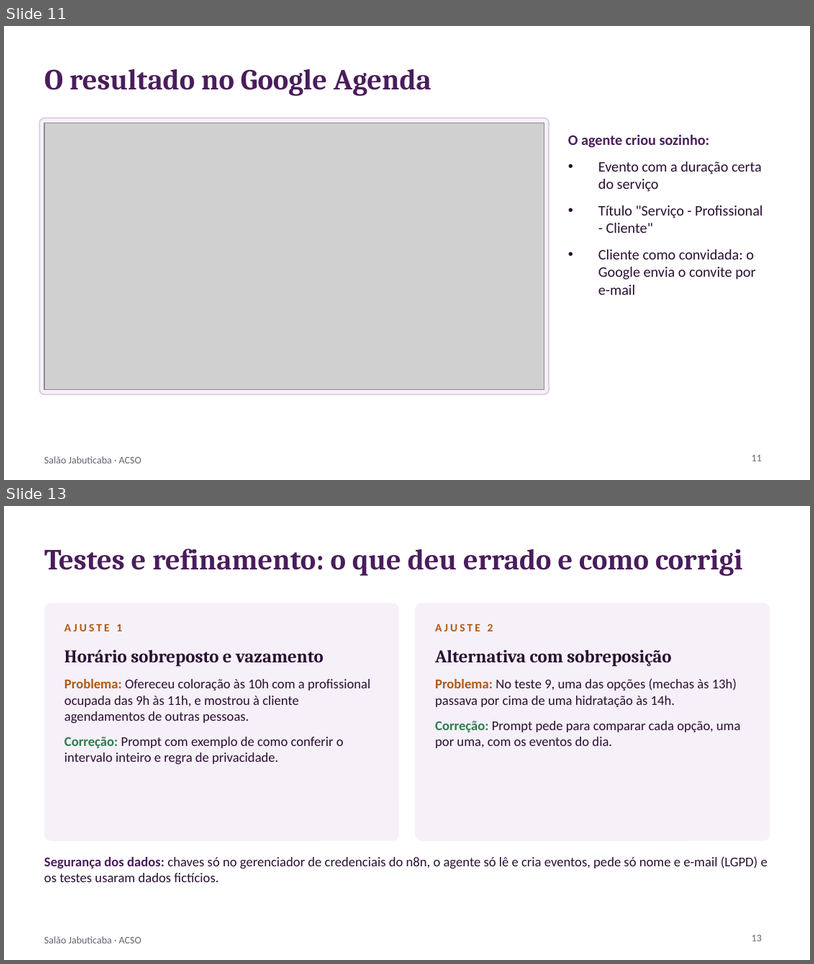
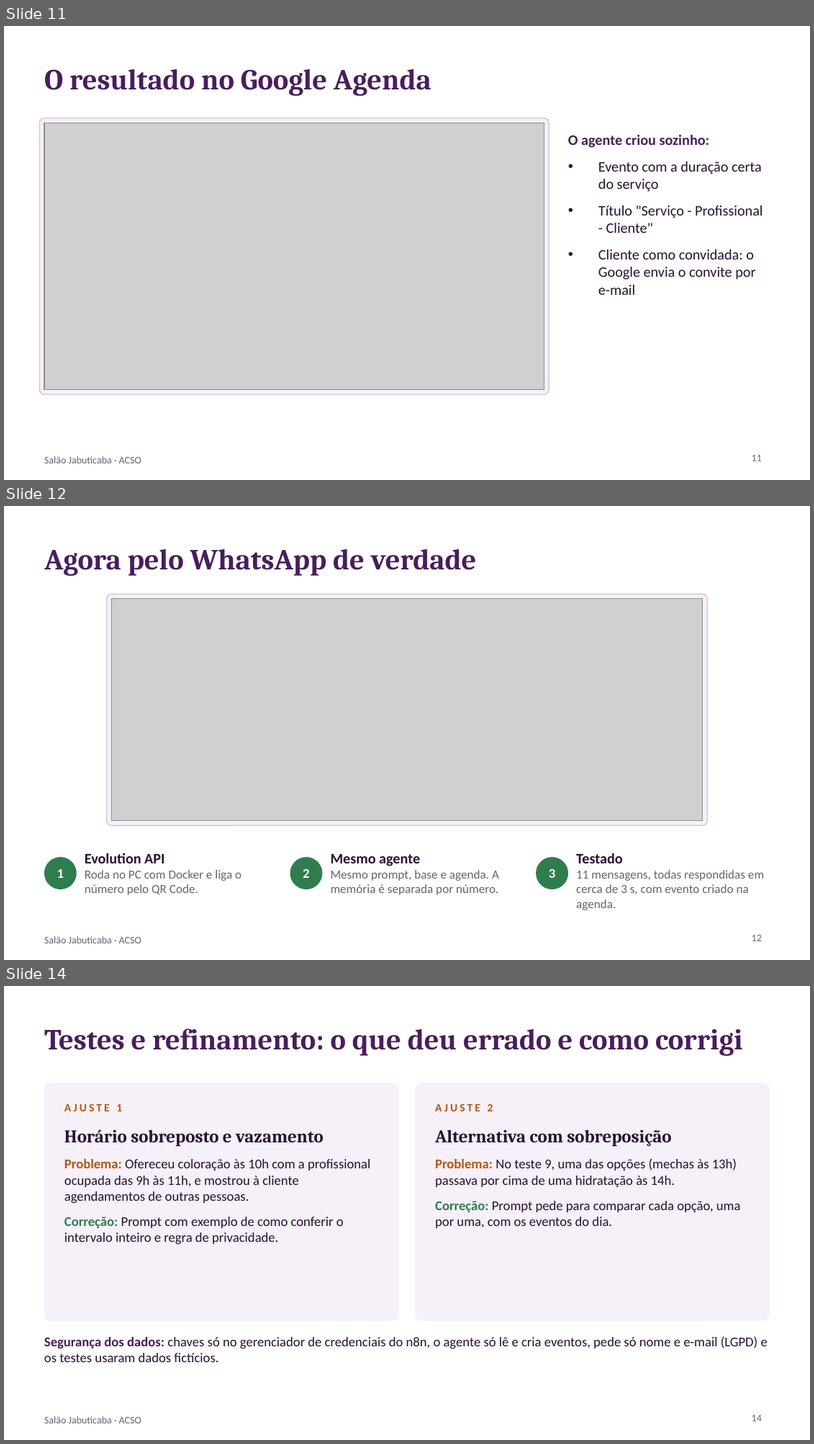
Before and after one commit to kbrianps/jabuticaba, a slide deck: docs/entrega/Apresentacao_ACSO_Arthur_Pravato.pptx. Shown one above the other, each under a label of ours: slides 11 and 13 before the commit, slides 11, 12 and 14 after it; the slides between them are not shown. The pictures are 814x964 and 814x1444 pixels, drawn with LibreOffice and Linux fonts; fonts in the diff are those of the drawing; grey boxes stand for pictures. Boxes give left, top, right and bottom in pixels: in the first picture for what was removed or moved away, otherwise in the second. Text is boxed around its words. In the diff, an @@ line names an element or a change of style, - is before the commit and + after.

```diff
--- a/docs/entrega/Apresentacao_ACSO_Arthur_Pravato.pptx
+++ b/docs/entrega/Apresentacao_ACSO_Arthur_Pravato.pptx
@@ slide 12 added at (x1=4, y1=506, x2=810, y2=960), background #FFFFFF; not listed: 1 template element that a slide beside it also shows @@
@@ title added at (x1=44, y1=549, x2=476, y2=576), 26 pt, text #4A1D5C, bold @@
+Agora pelo WhatsApp de verdade
@@ rounded rectangle added at (x1=106, y1=594, x2=707, y2=826), fill #F6F0F8, outline #D9C6E0 1 pt @@
@@ picture added at (x1=111, y1=599, x2=702, y2=821) @@
@@ ellipse added at (x1=44, y1=857, x2=77, y2=889), fill #2F7D4F @@
@@ text added at (x1=57, y1=869, x2=64, y2=878), 12 pt, text #FFFFFF, bold @@
+1
@@ text added at (x1=85, y1=852, x2=242, y2=895), 11 pt, text #6B6070 @@
+Evolution API
+Roda no PC com Docker e liga o número pelo QR Code.
@@ ellipse added at (x1=291, y1=857, x2=322, y2=889), fill #2F7D4F @@
@@ text added at (x1=303, y1=869, x2=309, y2=878), 12 pt, text #FFFFFF, bold @@
+2
@@ text added at (x1=331, y1=854, x2=499, y2=895), 11 pt, text #6B6070 @@
+Mesmo agente
+Mesmo prompt, base e agenda. A memória é separada por número.
@@ ellipse added at (x1=536, y1=857, x2=568, y2=889), fill #2F7D4F @@
@@ text added at (x1=549, y1=869, x2=556, y2=878), 12 pt, text #FFFFFF, bold @@
+3
@@ text added at (x1=576, y1=852, x2=764, y2=910), 11 pt, text #6B6070 @@
+Testado
+11 mensagens, todas respondidas em cerca de 3 s, com evento criado na agenda.
@@ page number added at (x1=752, y1=934, x2=762, y2=941), 9 pt, text #6B6070 @@
+12
@@ what was slide 13 is now slide 14 @@
@@ page number at (x1=752, y1=1414, x2=762, y2=1421): text changed @@
-13
+14
```
Also in this commit, not shown: 3 slides changed, 3 other files.
